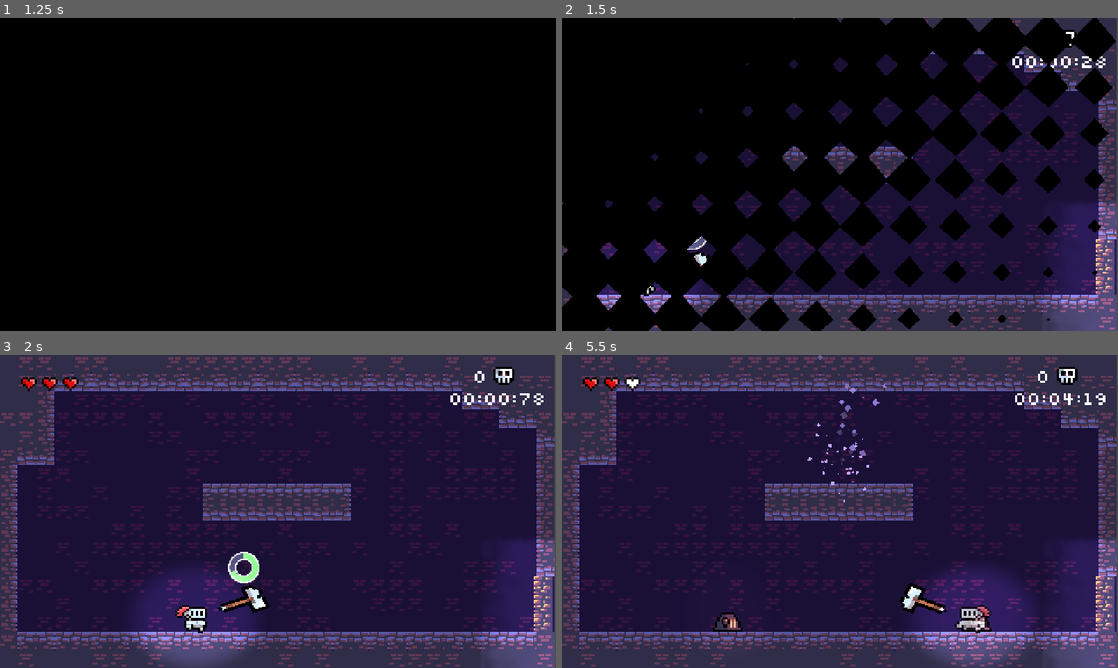
Above: before the commit, frames 1-4 (two rows, left to right).
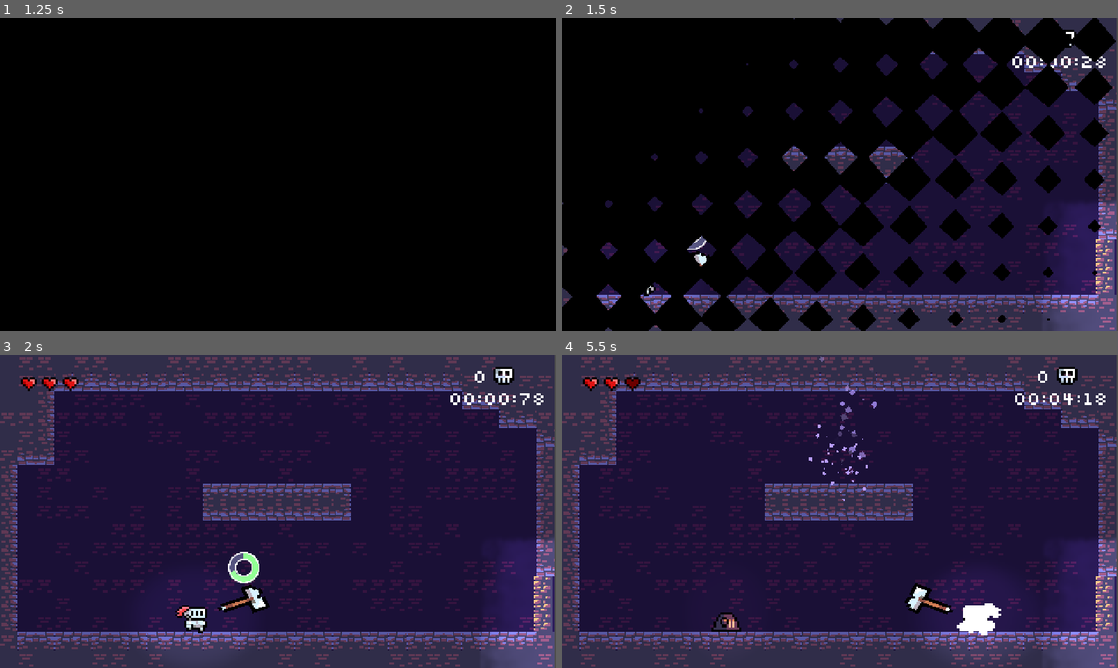
Above: after the commit, the same moments.

Repository: Juawo/hammer-game
Game: Godot game, scene res://scenes/Ui/main_menu.tscn
The game is run twice, just before and just after one commit, with the same random seed, the same clock (stepped at 60 frames per second) and the same inputs. Sound files missing from this copy of the repository are replaced by a short silence.
Inputs (mouse positions are in pixels of both pictures, inside the frame that each line leads up to):
- Up to frame 1 (1.25 s): click "PLAY" at 0.5 s
- Up to frame 2 (1.5 s): tap Enter at 1.25 s; move the mouse to (962, 158) at 1.27 s; press the mouse at (962, 158) at 1.28 s; hold D (right) from 1.28 s (still down)
- Up to frame 3 (2 s): keep holding D (right); tap W (jump) at 1.52 s
- Up to frame 4 (5.5 s): move the mouse to (728, 527) at 2.02 s; release the mouse at (728, 527) at 2.03 s; click (728, 527) at 2.1 s; tap W (jump) at 2.27, 3.77, 4.52, 5.27 s; move the mouse to (895, 442) at 2.77 s; release D (right) at 2.78 s; press the mouse at (895, 442) at 2.78 s; hold A (left) 2.78-3.53 s; move the mouse to (812, 574) at 3.52 s; release the mouse at (812, 574) at 3.53 s; hold D (right) 3.53-5.03 s; click (812, 574) at 3.6 s; move the mouse to (1006, 558) at 4.27 s; press the mouse at (1006, 558) at 4.28 s; move the mouse to (673, 464) at 5.02 s; release the mouse at (673, 464) at 5.03 s; hold A (left) from 5.03 s (still down); click (673, 464) at 5.1 s

Frame 1 is identical in both runs. In frame 2, 0.4% of the frame differs, in the area x 6-25%, y 72-95%; in frame 3, 1.4%; in frame 4, 2.8%, in the area x 11-98%, y 0-99%.

Commit message:
Add hit animation and frame pause functionality for player damage

Diff:
--- a/project_time_tracker.json
+++ b/project_time_tracker.json
@@ -1,9 +1,9 @@
 {
-  "2D": 28715.36,
+  "2D": 29840.224,
   "3D": 10.73,
   "AFK": 1409.349,
   "Asset Store": 3.767,
   "Documentation": 23.15,
-  "Game": 19762.47,
-  "Script": 24624.9
+  "Game": 21283.955,
+  "Script": 25956.426
 }
--- a/scenes/Player/player.tscn
+++ b/scenes/Player/player.tscn
@@ -4,6 +4,7 @@
 [ext_resource type="Texture2D" uid="uid://blrj2tvarxs85" path="res://assets/player-idle/1.png" id="2_a06cl"]
 [ext_resource type="Texture2D" uid="uid://ddw6cqbnvibit" path="res://assets/player-idle/2.png" id="3_dl1wr"]
 [ext_resource type="PackedScene" uid="uid://b5jyjscbe2oqg" path="res://scenes/Hammer/hammer_pivot.tscn" id="3_gqjuk"]
+[ext_resource type="Shader" uid="uid://ymje6vfu3ytf" path="res://assets/hit_flash.gdshader" id="3_jxtnq"]
 [ext_resource type="AudioStream" uid="uid://djdrp3qdgev27" path="res://assets/audio/SFX/player_jump.wav" id="4_hvfru"]
 [ext_resource type="Texture2D" uid="uid://dbtvcojuiwrsi" path="res://assets/player-run/run0000.png" id="4_n7rn1"]
 [ext_resource type="AudioStream" uid="uid://bn0r8p8wbkmfy" path="res://assets/audio/SFX/player_hurt.mp3" id="4_uiqp4"]
@@ -12,6 +13,11 @@
 [ext_resource type="Texture2D" uid="uid://cvffvsdk0rj5c" path="res://assets/player-run/run0004.png" id="6_jxtnq"]
 [ext_resource type="Texture2D" uid="uid://dmjhbfp4slim8" path="res://assets/player-run/run0006.png" id="7_t6q27"]
 [ext_resource type="Texture2D" uid="uid://by4r7wrhm75ad" path="res://assets/round_light.png" id="12_7tfl1"]
+
+[sub_resource type="ShaderMaterial" id="ShaderMaterial_7tfl1"]
+shader = ExtResource("3_jxtnq")
+shader_parameter/hit_flash_color = Color(1, 1, 1, 1)
+shader_parameter/hit_flash_on = false
 
 [sub_resource type="SpriteFrames" id="SpriteFrames_04dxk"]
 animations = [{
@@ -63,6 +69,7 @@
 script = ExtResource("1_1kbk7")
 
 [node name="PointLight2D" type="PointLight2D" parent="." unique_id=725600277]
+energy = 0.4
 range_z_max = 1
 texture = ExtResource("12_7tfl1")
 texture_scale = 0.7
@@ -70,6 +77,7 @@
 [node name="Sprite2D" type="AnimatedSprite2D" parent="." unique_id=601556715]
 texture_filter = 1
 texture_repeat = 3
+material = SubResource("ShaderMaterial_7tfl1")
 sprite_frames = SubResource("SpriteFrames_04dxk")
 animation = &"idle"
 autoplay = "idle"
--- a/scripts/Autoloads/game_manager.gd
+++ b/scripts/Autoloads/game_manager.gd
@@ -55,6 +55,11 @@
 func toggle_timer_count(is_active: bool) -> void:
 	is_run_active = is_active
 
+func frame_pause(duration: float = 0.05) -> void:
+	Engine.time_scale = 0.0
+	await get_tree().create_timer(duration, true, false, true).timeout
+	Engine.time_scale = 1.0
+
 func get_formated_time() -> String:
 	var minutes := int(total_time) / 60
 	var seconds := int(total_time) % 60
--- a/scripts/Player/player.gd
+++ b/scripts/Player/player.gd
@@ -67,20 +67,31 @@
 		speed_modifier = 1.0
 		jump_modifier = 1.0
 
+# Adicione esta nova função no seu Player.gd
+func animate_hit() -> void:
+
+	sprite_2d.material.set_shader_parameter("hit_flash_on", true)
+	var tween = create_tween().set_trans(Tween.TRANS_BACK).set_ease(Tween.EASE_OUT)
+	tween.tween_property(sprite_2d, "scale", Vector2(1.3, 1.3), 0.1)
+	tween.tween_property(sprite_2d, "scale", Vector2.ONE, 0.1)
+	tween.tween_callback(func(): sprite_2d.material.set_shader_parameter("hit_flash_on", false))
+
+
+# E no seu código atual, altere o bloco do take_damage para chamar a função:
 func take_damage(value : int) -> void :
-	if is_invulnerable :
-		return
-
-	if is_dead :
+	if is_invulnerable or is_dead:
 		return
 
 	current_health -= value
 	Events.player_health_changed.emit(current_health)
+
 	if current_health <= 0 :
 		die()
 	else :
+		GameManager.frame_pause(0.15)
 		hurt_sfx.pitch_scale = randf_range(0.9, 1.1)
 		hurt_sfx.play()
+		animate_hit()
 		trigger_invulnerability(INVULNERABILITY_TIME)
 
 func trigger_invulnerability(duration: float) -> void:
@@ -107,6 +118,8 @@
 	GameManager.register_death()
 
 func die_animation() -> Signal:
+	animate_hit()
+	GameManager.frame_pause(0.3)
 	var tween = create_tween().set_trans(Tween.TRANS_ELASTIC).set_ease(Tween.EASE_OUT)
 	tween.tween_property(self, "position:y", (position.y - 30),  0.5)
 	tween.tween_property(self, "scale", Vector2.ZERO, 1)
--- a/scripts/Ui/hud.gd
+++ b/scripts/Ui/hud.gd
@@ -17,9 +17,6 @@
 func update_life_visual(new_life_count: int) -> void:
 		var lifes_nodes = lifes.get_children()
 		lifes_nodes[new_life_count].texture = BLANK_LIFE
-		Engine.time_scale = 0.1
-		await get_tree().create_timer(0.1).timeout
-		Engine.time_scale = 1
 		lifes_nodes[new_life_count].texture = EMPTY_LIFE
 
 func update_deaths(new_deaths_count: int) -> void:
